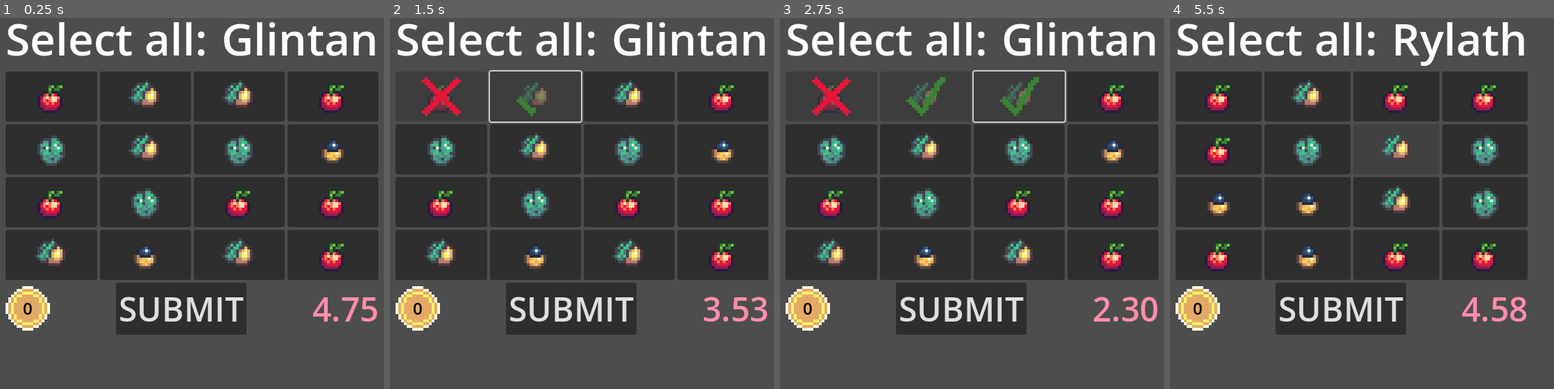
Above: before the commit, frames 1-4 (left to right).
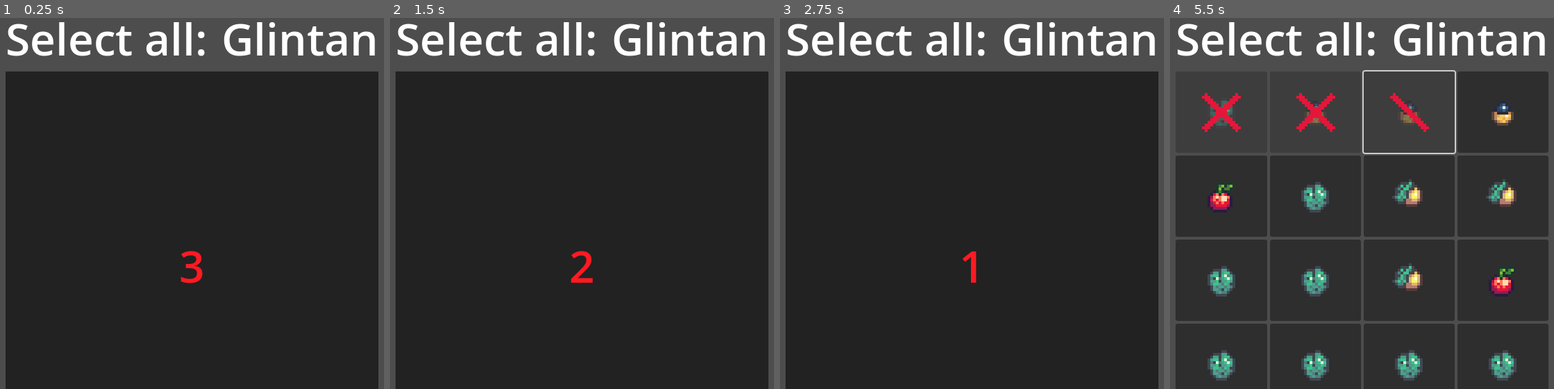
Above: after the commit, the same moments.

Repository: ArcaneEchoStudios/dtd
Game: Godot game, scene res://scenes/fleeting-frames/Scenes/fleeting_frames.tscn
Two runs of this game, one before a commit and one after it. Both use one fixed random seed, a clock stepped at 60 frames per second and the inputs below. This scene is started directly instead of the project's main scene. Sound files missing from this copy of the repository are replaced by a short silence.
Inputs (mouse positions are in pixels of both pictures, inside the frame that each line leads up to; where the layout moved, square brackets give the same spot in the first picture):
- Up to frame 1 (0.25 s): no input
- Up to frame 2 (1.5 s): click (439, 110) [439, 95] at 0.5 s; click (535, 95) at 1.27 s
- Up to frame 3 (2.75 s): click (1018, 95) at 2.02 s
- Up to frame 4 (5.5 s): click (1504, 95) at 2.77 s; click (1219, 147) at 3.52 s; click (1315, 147) at 4.27 s; click (1408, 147) at 5.02 s

The runs differ from the first frame. In frame 1, 34% of the frame differs, in the area x 1-99%, y 14-100%; in frame 2, 40%; in frame 3, 43%; in frame 4, 41%.

Commit message:
Finish basic game loop for fleeting frames, add SFX

Diff:
--- /dev/null
+++ b/default_bus_layout.tres
@@ -0,0 +1,9 @@
+[gd_resource type="AudioBusLayout" format=3 uid="uid://bvhd1tfq2sf8m"]
+
+[resource]
+bus/1/name = &"SFX"
+bus/1/solo = false
+bus/1/mute = false
+bus/1/bypass_fx = false
+bus/1/volume_db = 0.0
+bus/1/send = &"Master"
--- a/scenes/fleeting-frames/Scenes/fleeting_frames.gd
+++ b/scenes/fleeting-frames/Scenes/fleeting_frames.gd
@@ -1,17 +1,32 @@
-extends CenterContainer
+extends Control
 
 class_name FleetingFrames
 
-@onready var button_container: GridContainer = get_node("UI/ButtonContainer")
+@onready var ui_control: Control = get_node("UI")
+
+@onready var button_container: GridContainer = get_node("UI/Game/ButtonContainer")
 @onready var fruit_name_label: Label = get_node("UI/Prompt/FruitName")
-@onready var submit_button: Button = get_node("UI/Control/Submit")
-@onready var score_label: Label = get_node("UI/Control/RewardCoin/Score")
-@onready var round_timer_label: Label = get_node("UI/Control/RoundTimer")
+@onready var submit_button: Button = get_node("UI/Game/Control/Submit")
+@onready var score_label: Label = get_node("UI/Game/Control/RewardCoin/Score")
+@onready var round_timer_label: Label = get_node("UI/Game/Control/RoundTimer")
+@onready var cover_panel: PanelContainer = get_node("CoverPanel")
+@onready var game_ui: VBoxContainer = get_node("UI/Game")
+
+@onready var sfx_correct: AudioStreamPlayer2D = get_node("SFX/correct")
+@onready var sfx_incorrect: AudioStreamPlayer2D = get_node("SFX/incorrect")
+
+@onready var sfx_pass: AudioStreamPlayer2D = get_node("SFX/pass")
+@onready var sfx_fail: AudioStreamPlayer2D = get_node("SFX/fail")
+
+@onready var sfx_select_all: AudioStreamPlayer2D = get_node("SFX/select_all")
+
+@onready var sfx_fruit_names: Dictionary = {}
 
 # Animations for checkmark, X, et. al.
 @export var sprite_animation: SpriteFrames
 
 const ButtonScene: PackedScene = preload("res://scenes/fleeting-frames/Scenes/button.tscn")
+const main_theme: Theme = preload("res://scenes/fleeting-frames/Themes/Main.tres")
 
 var FRUITS: Array =  [
     "Zelqua",
@@ -51,35 +66,57 @@
     "APPROVE"
 ]
 
-# FRUITS in random order per-game
+# fruits is FRUITS in a random order per-game
 var fruits: Array = Array(FRUITS)
 var target_fruit: String
 
-# How far into the list of fruits do we delve for this round?
+# How far into the list of fruits do we delve for the current round?
 # eg, start with just four choices, expand as the player "learns".
 var fruits_extent: int = 4
 
 var game_score: int = 0
 var round_score: int = 0
 
+# Fudge factor for timers, varies every round
+var timer_factor: float = 1.0
+
 var round_timer_running: bool = false
 var round_timer: float = 0.0
-var round_timer_factor: float = 1.0
+
+var start_timer_running: bool = false
+var start_timer: float = 0.0
 
 func _ready() -> void:
+    for fruit in FRUITS:
+        print("Adding %s" % fruit)
+        sfx_fruit_names[fruit] = get_node("SFX/%s" % fruit)
+
     randomize()
     fruits.shuffle()
 
-    start_round()
+    setup_round()
 
 func _process(delta: float) -> void:
-    if round_timer_running:
-        round_timer -= delta * round_timer_factor
-
-    if round_timer < 0:
-        end_round()
-
-    round_timer_label.text = "%1.2f" % [round_timer]
+    if start_timer_running:
+        start_timer -= delta * timer_factor
+        cover_panel.get_node("Label").text = "%d" % [int(start_timer)]
+
+        if start_timer < 1:
+            start_round()
+
+    elif round_timer_running:
+        round_timer -= delta * timer_factor
+        round_timer_label.text = "%1.2f" % [round_timer]
+
+        if round_timer < 0:
+            setup_round()
+    else:
+        start_timer_running = true
+        start_timer = 4
+
+        cover_panel.global_position = game_ui.global_position
+        cover_panel.set_size(game_ui.size)
+        cover_panel.visible = true
 
 func _on_fruit_button_pressed(button: Button) -> void:
     print(button.fruit_name)
@@ -102,8 +139,7 @@
 
     update_score(success)
 
-func start_round() -> void:
-    print(fruits_extent)
+func setup_round() -> void:
     # Each round, only give #fruits_extent options to choose from.
     var current_round_fruits = fruits.slice(0, fruits_extent)
 
@@ -151,23 +187,28 @@
 
     score_label.text = str(game_score)
 
+    round_timer_running = false
+
+    sfx_select_all.play()
+
+func start_round() -> void:
+    cover_panel.visible = false
+
+    start_timer_running = false
     round_timer_running = true
     round_timer = 5.0
 
     # Each round, the timer runs up to 15% slower or faster. <3
-    round_timer_factor = 0.85 + randf() * (0.3)
-
-func end_round() -> void:
-    round_timer_running = false
-
-    start_round()
+    timer_factor = 0.85 + randf() * (0.3)
 
 func update_score(success: bool) -> void:
     # play sound
 
     if success:
+        sfx_correct.play()
         round_score += 1
     else:
+        sfx_incorrect.play()
         round_score = -1000 # One wrong move...
 
 func _on_submit_pressed() -> void:
@@ -177,12 +218,17 @@
             target_count += 1
 
     if target_count == round_score:
-        print("Win")
+        sfx_pass.play()
+
         game_score += 1
 
         if fruits_extent < fruits.size():
             fruits_extent += 1
     else:
-        print("Loss")
-
-    end_round()
+        sfx_fail.play()
+
+    setup_round()
+
+func _on_select_all_finished() -> void:
+    print("Trying %s" % target_fruit)
+    sfx_fruit_names[target_fruit].play()
--- a/scenes/fleeting-frames/Scenes/fleeting_frames.tscn
+++ b/scenes/fleeting-frames/Scenes/fleeting_frames.tscn
@@ -1,7 +1,28 @@
-[gd_scene load_steps=29 format=3 uid="uid://8va7hs5jdas4"]
+[gd_scene load_steps=53 format=3 uid="uid://8va7hs5jdas4"]
 
 [ext_resource type="Script" path="res://scenes/fleeting-frames/Scenes/fleeting_frames.gd" id="1_kgds4"]
 [ext_resource type="Texture2D" uid="uid://jga2m7lfbj1j" path="res://scenes/fleeting-frames/Assets/animations-Sheet.png" id="2_1kun4"]
+[ext_resource type="AudioStream" uid="uid://dtdhtpx2bm7pg" path="res://scenes/fleeting-frames/Assets/check.mp3" id="3_0isyf"]
+[ext_resource type="AudioStream" uid="uid://lh5gmywbbekv" path="res://scenes/fleeting-frames/Assets/X.mp3" id="4_j6bpd"]
+[ext_resource type="AudioStream" uid="uid://p3yf7xyvcl46" path="res://scenes/fleeting-frames/Assets/pass.mp3" id="5_ucwnr"]
+[ext_resource type="AudioStream" uid="uid://c4uour2sujv1c" path="res://scenes/fleeting-frames/Assets/fail.mp3" id="6_qe87f"]
+[ext_resource type="AudioStream" uid="uid://fd1kvg78p2ql" path="res://scenes/fleeting-frames/Assets/select_all.mp3" id="7_dw4ij"]
+[ext_resource type="AudioStream" uid="uid://lakpjsu53g4d" path="res://scenes/fleeting-frames/Assets/zelqua.mp3" id="8_pt483"]
+[ext_resource type="AudioStream" uid="uid://dcl2brldn8623" path="res://scenes/fleeting-frames/Assets/mirala.mp3" id="9_lkjhf"]
+[ext_resource type="AudioStream" uid="uid://6px6f56h3qoy" path="res://scenes/fleeting-frames/Assets/xynum.mp3" id="10_3xt2l"]
+[ext_resource type="AudioStream" uid="uid://boi17ta2nyh0u" path="res://scenes/fleeting-frames/Assets/velkin.mp3" id="11_3pquj"]
+[ext_resource type="AudioStream" uid="uid://dkv85g56im6s6" path="res://scenes/fleeting-frames/Assets/trivon.mp3" id="12_lke2b"]
+[ext_resource type="AudioStream" uid="uid://1vq4y5bounjt" path="res://scenes/fleeting-frames/Assets/clorun.mp3" id="13_dnb3j"]
+[ext_resource type="AudioStream" uid="uid://b377peub16c3s" path="res://scenes/fleeting-frames/Assets/felyra.mp3" id="14_3ea0u"]
+[ext_resource type="AudioStream" uid="uid://drnpwh4gm5383" path="res://scenes/fleeting-frames/Assets/glintan.mp3" id="15_5anna"]
+[ext_resource type="AudioStream" uid="uid://dk42sl6lpi1na" path="res://scenes/fleeting-frames/Assets/solara.mp3" id="16_b5xu1"]
+[ext_resource type="AudioStream" uid="uid://b4bpragy8fd8t" path="res://scenes/fleeting-frames/Assets/quenith.mp3" id="17_w6vlf"]
+[ext_resource type="AudioStream" uid="uid://ud0j0757mk35" path="res://scenes/fleeting-frames/Assets/rylath.mp3" id="18_1cu6l"]
+[ext_resource type="AudioStream" uid="uid://bhb7ovxgb3c4n" path="res://scenes/fleeting-frames/Assets/obris.mp3" id="19_trmx2"]
+[ext_resource type="AudioStream" uid="uid://d1e6nwmkj4fke" path="res://scenes/fleeting-frames/Assets/kynor.mp3" id="20_ni4yf"]
+[ext_resource type="AudioStream" uid="uid://c04w11j8w5llf" path="res://scenes/fleeting-frames/Assets/tavix.mp3" id="21_awh8b"]
+[ext_resource type="AudioStream" uid="uid://cichprm7uukwc" path="res://scenes/fleeting-frames/Assets/orintha.mp3" id="22_0wudp"]
+[ext_resource type="AudioStream" uid="uid://d125ha4ff03ww" path="res://scenes/fleeting-frames/Assets/lymar.mp3" id="23_qsmhu"]
 
 [sub_resource type="AtlasTexture" id="AtlasTexture_85qho"]
 atlas = ExtResource("2_1kun4")
@@ -150,16 +171,30 @@
 font_size = 48
 font_color = Color(1, 0.552941, 0.666667, 1)
 
-[node name="fleeting-frames" type="CenterContainer"]
+[sub_resource type="StyleBoxFlat" id="StyleBoxFlat_6e3ki"]
+bg_color = Color(0.133333, 0.133333, 0.133333, 1)
+
+[sub_resource type="SystemFont" id="SystemFont_mqiqh"]
+
+[sub_resource type="LabelSettings" id="LabelSettings_t6dmh"]
+font = SubResource("SystemFont_mqiqh")
+font_size = 64
+font_color = Color(1, 0.101961, 0.133333, 1)
+
+[node name="fleeting-frames" type="Control"]
+layout_mode = 3
+anchors_preset = 0
 offset_left = 217.0
 offset_top = 251.0
-offset_right = 217.0
-offset_bottom = 251.0
+offset_right = 572.0
+offset_bottom = 422.0
 script = ExtResource("1_kgds4")
 sprite_animation = SubResource("SpriteFrames_4ia88")
 
 [node name="UI" type="VBoxContainer" parent="."]
 layout_mode = 2
+offset_right = 355.0
+offset_bottom = 171.0
 
 [node name="Prompt" type="HBoxContainer" parent="UI"]
 layout_mode = 2
@@ -176,20 +211,24 @@
 label_settings = SubResource("LabelSettings_n2cst")
 vertical_alignment = 1
 
-[node name="ButtonContainer" type="GridContainer" parent="UI"]
+[node name="Game" type="VBoxContainer" parent="UI"]
+layout_mode = 2
+
+[node name="ButtonContainer" type="GridContainer" parent="UI/Game"]
+custom_minimum_size = Vector2(480, 480)
 layout_mode = 2
 columns = 4
 
-[node name="Control" type="HBoxContainer" parent="UI"]
-layout_mode = 2
-
-[node name="RewardCoin" type="TextureRect" parent="UI/Control"]
+[node name="Control" type="HBoxContainer" parent="UI/Game"]
+layout_mode = 2
+
+[node name="RewardCoin" type="TextureRect" parent="UI/Game/Control"]
 layout_mode = 2
 size_flags_horizontal = 0
 size_flags_vertical = 4
 texture = SubResource("AtlasTexture_tk8g8")
 
-[node name="Score" type="Label" parent="UI/Control/RewardCoin"]
+[node name="Score" type="Label" parent="UI/Game/Control/RewardCoin"]
 layout_mode = 1
 anchors_preset = 15
 anchor_right = 1.0
@@ -201,13 +240,13 @@
 horizontal_alignment = 1
 vertical_alignment = 1
 
-[node name="Submit" type="Button" parent="UI/Control"]
+[node name="Submit" type="Button" parent="UI/Game/Control"]
 layout_mode = 2
 size_flags_horizontal = 6
 theme = SubResource("Theme_hiay6")
 text = "SUBMIT"
 
-[node name="RoundTimer" type="Label" parent="UI/Control"]
+[node name="RoundTimer" type="Label" parent="UI/Game/Control"]
 layout_mode = 2
 size_flags_horizontal = 8
 text = "0:00"
@@ -215,4 +254,123 @@
 horizontal_alignment = 1
 vertical_alignment = 1
 
-[connection signal="pressed" from="UI/Control/Submit" to="." method="_on_submit_pressed"]
+[node name="CoverPanel" type="PanelContainer" parent="."]
+visible = false
+layout_mode = 0
+offset_right = 40.0
+offset_bottom = 88.0
+theme_override_styles/panel = SubResource("StyleBoxFlat_6e3ki")
+
+[node name="Label" type="Label" parent="CoverPanel"]
+layout_mode = 2
+size_flags_horizontal = 4
+label_settings = SubResource("LabelSettings_t6dmh")
+
+[node name="SFX" type="Node" parent="."]
+
+[node name="correct" type="AudioStreamPlayer2D" parent="SFX"]
+position = Vector2(217, 251)
+stream = ExtResource("3_0isyf")
+
+[node name="incorrect" type="AudioStreamPlayer2D" parent="SFX"]
+position = Vector2(217, 251)
+stream = ExtResource("4_j6bpd")
+bus = &"SFX"
+
+[node name="pass" type="AudioStreamPlayer2D" parent="SFX"]
+position = Vector2(217, 251)
+stream = ExtResource("5_ucwnr")
+bus = &"SFX"
+
+[node name="fail" type="AudioStreamPlayer2D" parent="SFX"]
+position = Vector2(217, 251)
+stream = ExtResource("6_qe87f")
+bus = &"SFX"
+
+[node name="select_all" type="AudioStreamPlayer2D" parent="SFX"]
+position = Vector2(217, 251)
+stream = ExtResource("7_dw4ij")
+bus = &"SFX"
+
+[node name="Zelqua" type="AudioStreamPlayer2D" parent="SFX"]
+position = Vector2(217, 251)
+stream = ExtResource("8_pt483")
+bus = &"SFX"
+
+[node name="Mirala" type="AudioStreamPlayer2D" parent="SFX"]
+position = Vector2(217, 251)
+stream = ExtResource("9_lkjhf")
+bus = &"SFX"
+
+[node name="Xynum" type="AudioStreamPlayer2D" parent="SFX"]
+position = Vector2(217, 251)
+stream = ExtResource("10_3xt2l")
+bus = &"SFX"
+
+[node name="Velkin" type="AudioStreamPlayer2D" parent="SFX"]
+position = Vector2(217, 251)
+stream = ExtResource("11_3pquj")
+bus = &"SFX"
+
+[node name="Trivon" type="AudioStreamPlayer2D" parent="SFX"]
+position = Vector2(217, 251)
+stream = ExtResource("12_lke2b")
+bus = &"SFX"
+
+[node name="Clorun" type="AudioStreamPlayer2D" parent="SFX"]
+position = Vector2(217, 251)
+stream = ExtResource("13_dnb3j")
+bus = &"SFX"
+
+[node name="Felyra" type="AudioStreamPlayer2D" parent="SFX"]
+position = Vector2(217, 251)
+stream = ExtResource("14_3ea0u")
+bus = &"SFX"
+
+[node name="Glintan" type="AudioStreamPlayer2D" parent="SFX"]
+position = Vector2(217, 251)
+stream = ExtResource("15_5anna")
+bus = &"SFX"
+
+[node name="Sorala" type="AudioStreamPlayer2D" parent="SFX"]
+position = Vector2(217, 251)
+stream = ExtResource("16_b5xu1")
+bus = &"SFX"
+
+[node name="Quenith" type="AudioStreamPlayer2D" parent="SFX"]
+position = Vector2(217, 251)
+stream = ExtResource("17_w6vlf")
+bus = &"SFX"
+
+[node name="Rylath" type="AudioStreamPlayer2D" parent="SFX"]
+position = Vector2(217, 251)
+stream = ExtResource("18_1cu6l")
+bus = &"SFX"
+
+[node name="Obris" type="AudioStreamPlayer2D" parent="SFX"]
+position = Vector2(217, 251)
+stream = ExtResource("19_trmx2")
+bus = &"SFX"
+
+[node name="Kynor" type="AudioStreamPlayer2D" parent="SFX"]
+position = Vector2(217, 251)
+stream = ExtResource("20_ni4yf")
+bus = &"SFX"
+
+[node name="Tavix" type="AudioStreamPlayer2D" parent="SFX"]
+position = Vector2(217, 251)
+stream = ExtResource("21_awh8b")
+bus = &"SFX"
+
+[node name="Orintha" type="AudioStreamPlayer2D" parent="SFX"]
+position = Vector2(217, 251)
+stream = ExtResource("22_0wudp")
+bus = &"SFX"
+
+[node name="Lymar" type="AudioStreamPlayer2D" parent="SFX"]
+position = Vector2(217, 251)
+stream = ExtResource("23_qsmhu")
+bus = &"SFX"
+
+[connection signal="pressed" from="UI/Game/Control/Submit" to="." method="_on_submit_pressed"]
+[connection signal="finished" from="SFX/select_all" to="." method="_on_select_all_finished"]
--- /dev/null
+++ b/scenes/fleeting-frames/Themes/Main.tres
@@ -0,0 +1,6 @@
+[gd_resource type="Theme" load_steps=2 format=3 uid="uid://ci38f8qh1gopp"]
+
+[sub_resource type="StyleBoxFlat" id="StyleBoxFlat_i6tnj"]
+
+[resource]
+Panel/styles/panel = SubResource("StyleBoxFlat_i6tnj")
Not shown, added: scenes/fleeting-frames/Assets/X.mp3.import
Not shown, added: scenes/fleeting-frames/Assets/check.mp3.import
Not shown, added: scenes/fleeting-frames/Assets/clorun.mp3.import
Not shown, added: scenes/fleeting-frames/Assets/fail.mp3.import
Not shown, added: scenes/fleeting-frames/Assets/felyra.mp3.import
Not shown, added: scenes/fleeting-frames/Assets/glintan.mp3.import
Not shown, added: scenes/fleeting-frames/Assets/kynor.mp3.import
Not shown, added: scenes/fleeting-frames/Assets/lymar.mp3.import
Not shown, added: scenes/fleeting-frames/Assets/mirala.mp3.import
Not shown, added: scenes/fleeting-frames/Assets/obris.mp3.import
Not shown, added: scenes/fleeting-frames/Assets/orintha.mp3.import
Not shown, added: scenes/fleeting-frames/Assets/pass.mp3.import
(and 33 more such lines)
